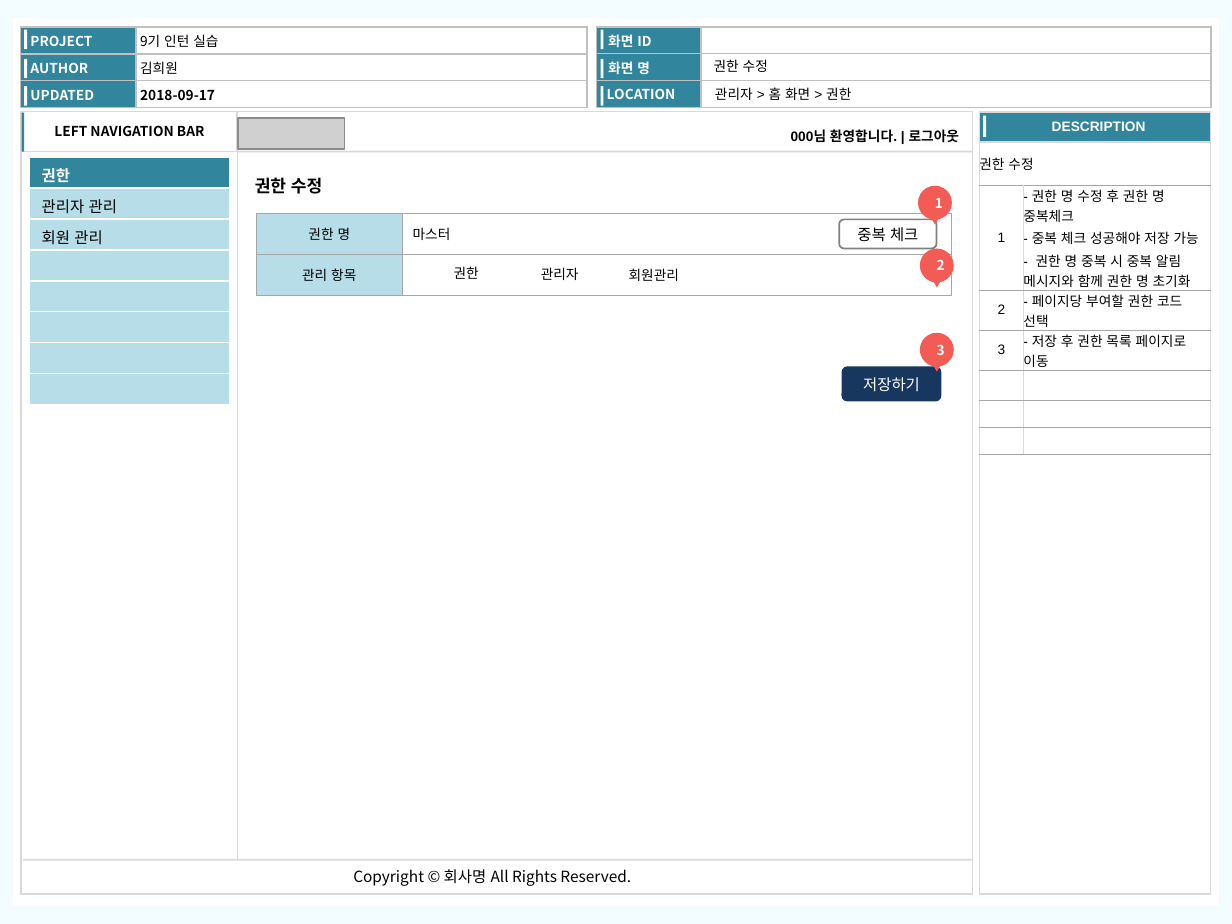
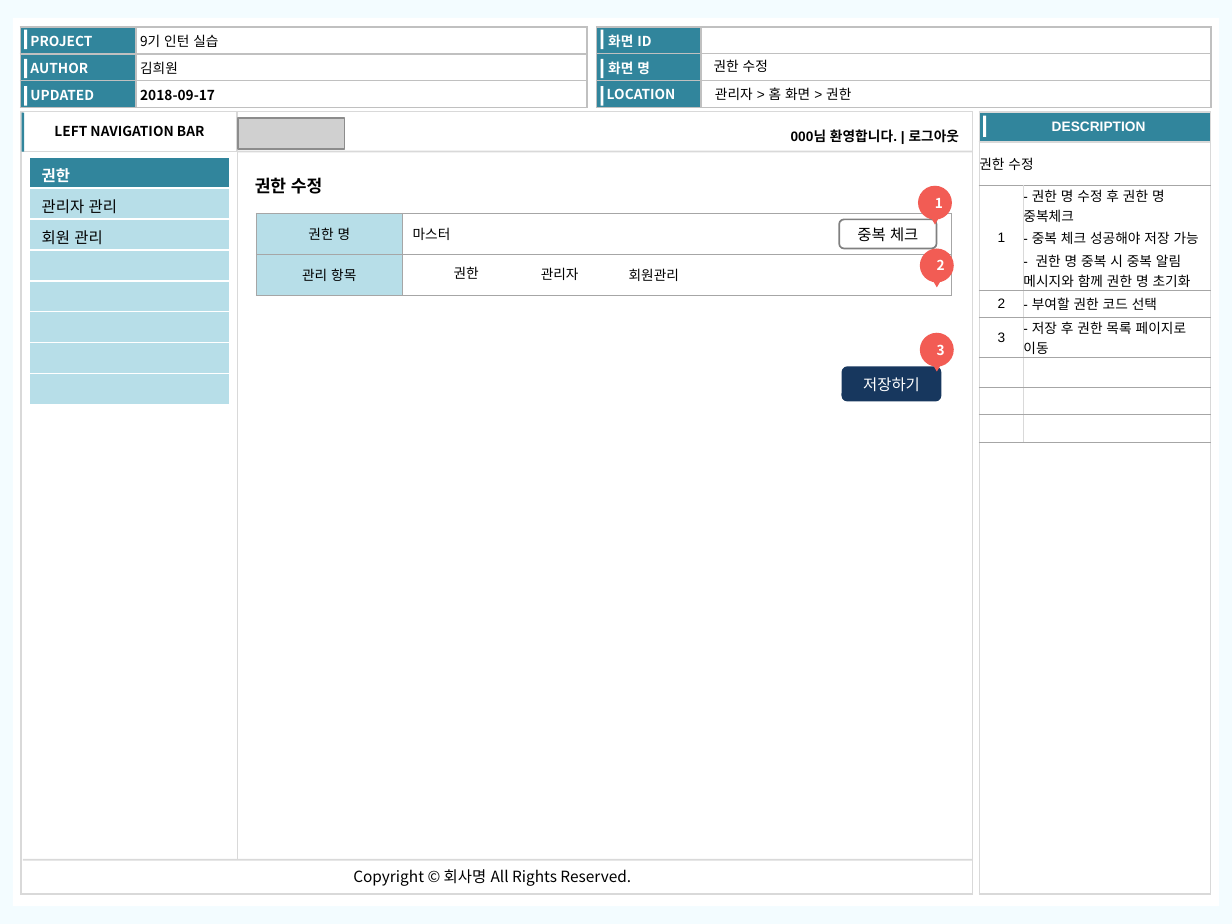
Before and after one commit to kimheewon/project, a slide deck: slide 9 of Document/관리자 화면정의서.pptx. Drawn at 1232x924 pixels with LibreOffice and Linux fonts; fonts in the diff are those of the drawing; grey boxes stand for pictures. Boxes give left, top, right and bottom in pixels: in the first picture for what was removed or moved away, otherwise in the second. Text is boxed around its words. In the diff, an @@ line names an element or a change of style, - is before the commit and + after.

```diff
--- a/Document/관리자 화면정의서.pptx
+++ b/Document/관리자 화면정의서.pptx
@@ table at [979, 142, 1211, 439] @@
-row 3, column 2: - 페이지당 부여할 권한 코드 선택
+row 3, column 2: - 부여할 권한 코드 선택
```
Also in this commit, not shown: 7 other slides changed, 16 other files.
